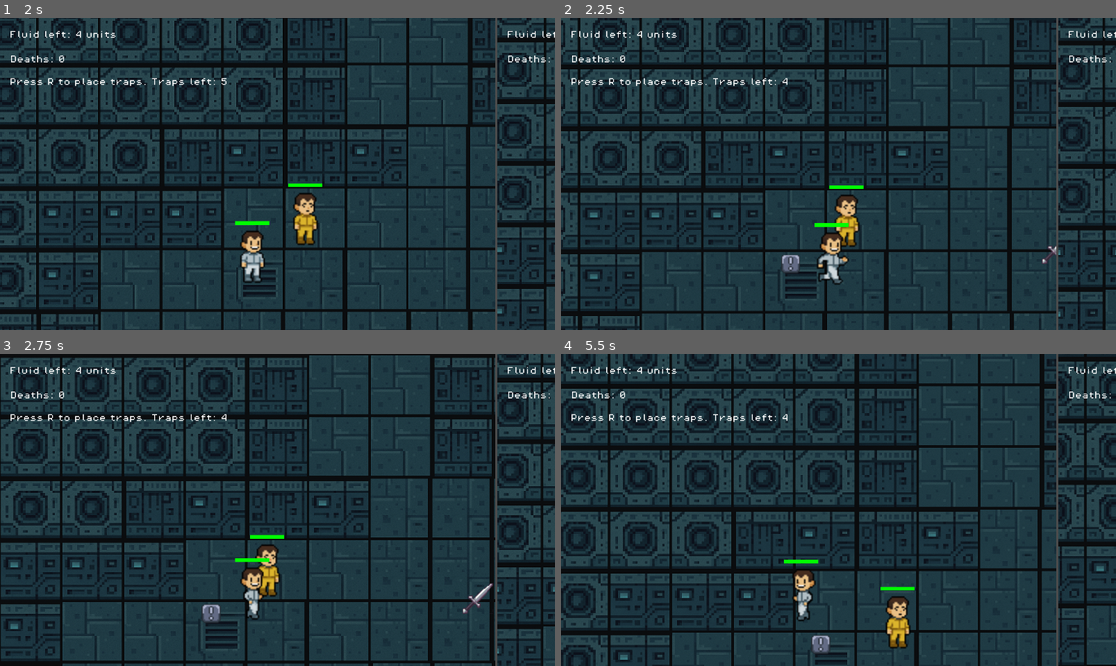
Above: before the commit, frames 1-4 (two rows, left to right).
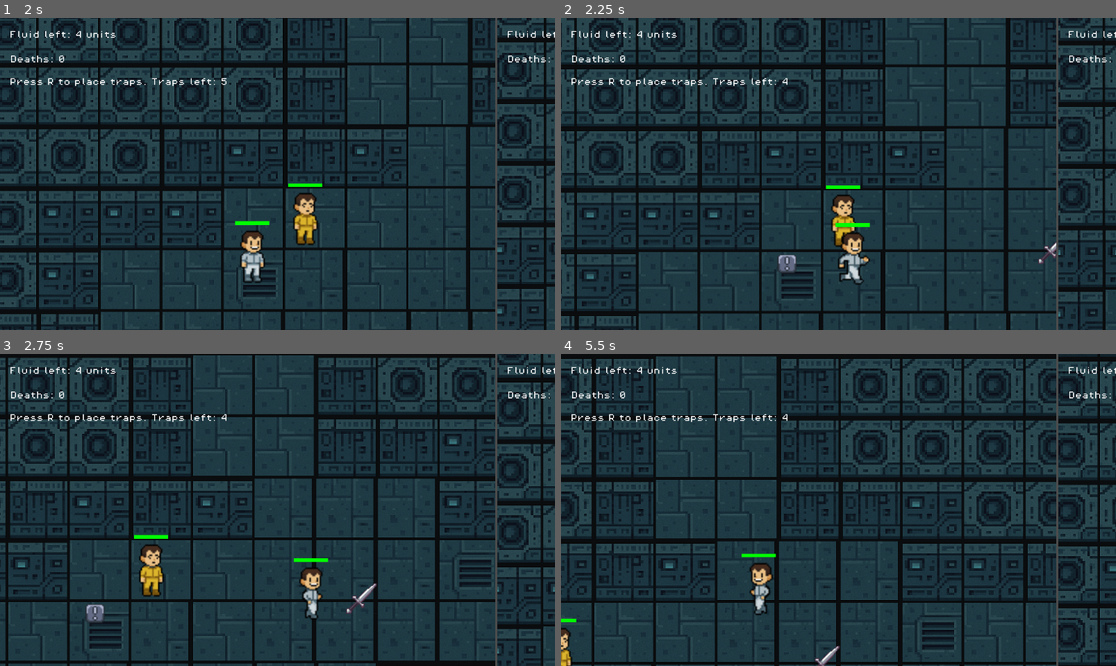
Above: after the commit, the same moments.

Repository: FlavienVa/Kill_The_Mickey
Game: Godot game, scene res://scenes/main_menu.tscn
Two runs of this game, one before a commit and one after it. Both use one fixed random seed, a clock stepped at 60 frames per second and the inputs below.
Inputs:
- Up to frame 1 (2 s): tap Enter at 0.5 s; hold D (p1_move_right) 0.53-1.25 s; tap Q (p1_attack) at 0.6 s; tap W (p1_move_up) at 0.77 s; click "Host Game" at 1.25 s
- Up to frame 2 (2.25 s): tap R (p1_placetrap) at 2, 2.1 s; hold D (p1_move_right) from 2.03 s (still down)
- Up to frame 3 (2.75 s): keep holding D (p1_move_right); tap W (p1_move_up) at 2.27 s
- Up to frame 4 (5.5 s): tap R (p1_placetrap) every 0.75 s from 2.75 to 5 s; release D (p1_move_right) at 2.78 s; hold A (p1_move_left) 2.78-3.53 s; tap / (p2_attack) at 2.85 s; hold D (p1_move_right) 3.53-5.03 s; tap Down (p2_move_down) at 3.6 s; tap W (p1_move_up) at 3.77, 4.52, 5.27 s; hold Left (p2_move_left) 4.28-5.03 s; hold A (p1_move_left) from 5.03 s (still down); tap Right (p2_move_right) at 5.1 s

Frame 1 is identical in both runs. In frame 2, 18% of the frame differs, in the area x 0-90%, y 0-100%; in frame 3, 25%; in frame 4, 41%, in the area x 0-100%, y 0-100%.

Commit message:
printerstuff+gameovertext

Diff:
--- a/scenes/game.tscn
+++ b/scenes/game.tscn
@@ -145,12 +145,12 @@
 script = ExtResource("12_kvuet")
 
 [node name="Sprite2D" type="Sprite2D" parent="PrinterV1"]
-scale = Vector2(1, 1)
+position = Vector2(2.45978, 1.18433)
+scale = Vector2(0.71637, 0.707829)
 texture = ExtResource("9_0tnpc")
 
 [node name="CollisionShape2D" type="CollisionShape2D" parent="PrinterV1"]
 position = Vector2(2.09534, -1.8676)
-scale = Vector2(1, 1)
 shape = SubResource("RectangleShape2D_rysoc")
 
 [node name="BackgroundMusic" type="AudioStreamPlayer" parent="."]
@@ -196,8 +196,14 @@
 
 [node name="Player2" parent="." instance=ExtResource("17_rysoc")]
 position = Vector2(384, -459)
+collision_layer = 2
+collision_mask = 1
+printer_path = NodePath("../PrinterV1")
 
 [node name="Player1" parent="." instance=ExtResource("17_rysoc")]
+collision_layer = 2
+collision_mask = 1
+printer_path = NodePath("../PrinterV1")
 
 [node name="gun" parent="." instance=ExtResource("18_ssvqc")]
 position = Vector2(9787, 2975)
--- a/scenes/player.tscn
+++ b/scenes/player.tscn
@@ -1,8 +1,9 @@
-[gd_scene load_steps=7 format=3 uid="uid://bndpgu0c7tlr6"]
+[gd_scene load_steps=8 format=3 uid="uid://bndpgu0c7tlr6"]
 
 [ext_resource type="Script" uid="uid://v4sqeqywc10n" path="res://scripts/player.gd" id="1_g2els"]
 [ext_resource type="SpriteFrames" uid="uid://c8ga15eqyabxr" path="res://player/variants/shy.tres" id="2_qhqgy"]
 [ext_resource type="AudioStream" uid="uid://d1w6eabf6xvhw" path="res://assets/sounds/swing.wav" id="4_dqkch"]
+[ext_resource type="FontFile" uid="uid://vgl0sm2xl6rm" path="res://assets/fonts/PixelOperator8-Bold.ttf" id="4_qlg0r"]
 
 [sub_resource type="RectangleShape2D" id="RectangleShape2D_g2els"]
 size = Vector2(62, 201)
@@ -66,4 +67,13 @@
 stream = ExtResource("4_dqkch")
 volume_db = -5.622
 
+[node name="OtherDiedLabel" type="Label" parent="."]
+offset_left = -664.0
+offset_top = 91.0
+offset_right = 679.0
+offset_bottom = 212.0
+theme_override_fonts/font = ExtResource("4_qlg0r")
+theme_override_font_sizes/font_size = 41
+horizontal_alignment = 1
+
 [connection signal="timeout" from="FootStepTimer" to="." method="_on_foot_step_timer_timeout"]
--- a/scripts/player.gd
+++ b/scripts/player.gd
@@ -38,6 +38,8 @@
 
 var is_immobilized := false
 
+@export var printer_path: NodePath
+@onready var _printer := get_node(printer_path)
 
 @onready var _animated_sprite := $AnimatedSprite2D
 
@@ -296,6 +298,8 @@
 			body.take_damage()
 	if body.is_in_group("player") and body != self:
 		body.take_damage(ATTACK_DAMAGE, global_position)
+	if body.is_in_group("printer"):
+		body.take_damage(ATTACK_DAMAGE, global_position)
 
 func take_damage(amount: int, source_position: Vector2) -> void:
 	if is_dead:
@@ -346,6 +350,8 @@
 		current_weapon = null
 		has_knife = false
 
+	_health_bar.visible = false
+
 	set_physics_process(false)
 	$AnimatedSprite2D.visible = false
 
@@ -357,7 +363,7 @@
 	ui.update_fluid(fluid_left)
 	ui.update_deaths(deaths)
 
-	if fluid_left > 0:
+	if fluid_left > 0 and not _printer.is_destroyed:
 		respawn()
 	else:
 		_game_over()
@@ -365,6 +371,7 @@
 func respawn() -> void:
 	# Reset position to initial spawn point
 	position = initial_position
+
 	# Re-enable player movement and input
 	set_physics_process(true)
 	# Change the variant
@@ -376,6 +383,7 @@
 	if current_weapon:
 		current_weapon.visible = true
 	# Reset health
+	_health_bar.visible = true
 	health = max_health
 	_health_bar.value = health
 	is_dead = false
@@ -397,13 +405,17 @@
 	var all_players = get_tree().get_nodes_in_group("player")
 	var living_players = 0
 	for player in all_players:
-		if player.fluid_left > 0:
-			living_players += 1
+		if player.fluid_left > 0 and player != self:
+			var label = player.get_node_or_null("OtherDiedLabel")
+			if label:
+				label.text = "The other player has died!\nYou won!"
+				label.visible = true
 
 	if living_players == 0:
 		# All players are dead, restart the game
 		await get_tree().create_timer(3.0).timeout
 		get_tree().reload_current_scene()
+
 
 func _on_foot_step_timer_timeout() -> void:
 	if velocity.length() > 0:
--- a/scripts/printer.gd
+++ b/scripts/printer.gd
@@ -11,6 +11,7 @@
 
 func _ready() -> void:
 	original_position = position
+	add_to_group("printer")
 
 func _process(delta: float) -> void:
 	if shake_timer > 0.0:
Not shown: 1 places in scenes/game_scene.tscn that only renumber resources
